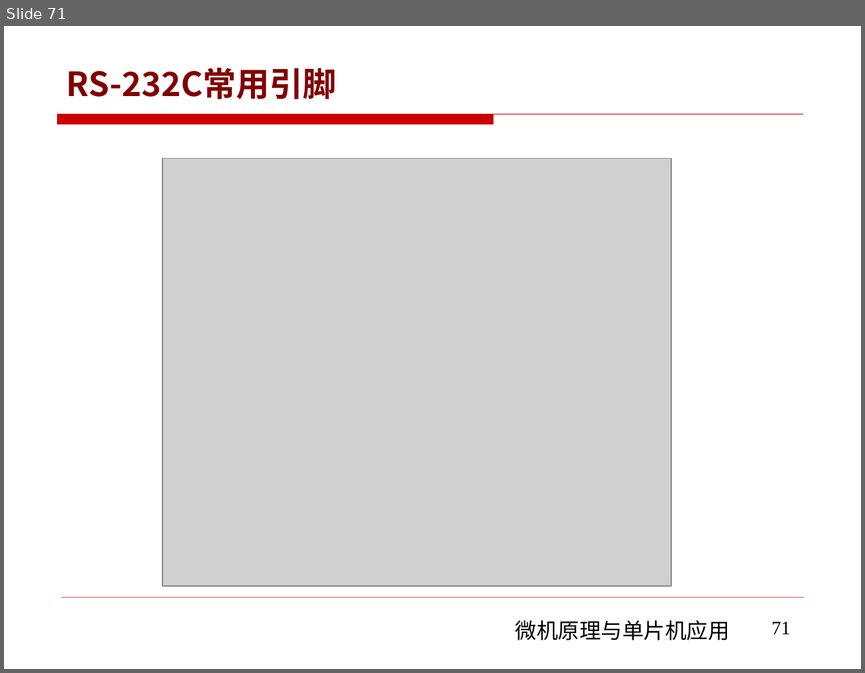
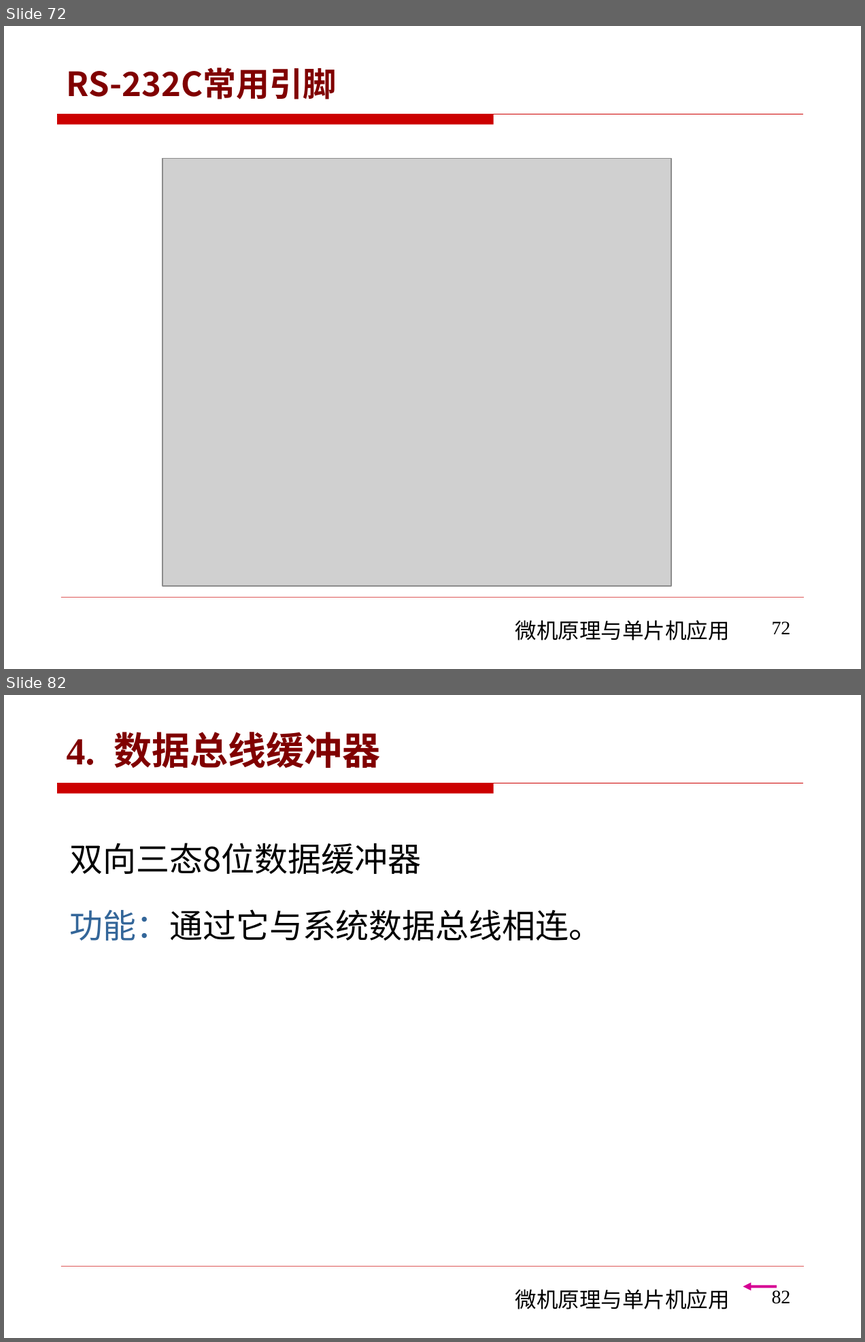
Before and after one commit to rshouc/Microcomputer, a slide deck: PPT/The Principle of Microcomputer/第六章 微机原理（串并行通信和接口技术) .pptx. Shown one above the other, each under a label of ours: slide 71 before the commit, slides 72 and 82 after it; the slides between them are not shown. The pictures are 865x673 and 865x1342 pixels, drawn with LibreOffice and Linux fonts; fonts in the diff are those of the drawing; grey boxes stand for pictures; background and template pictures are left out. Boxes give left, top, right and bottom in pixels: in the first picture for what was removed or moved away, otherwise in the second. Text is boxed around its words. In the diff, an @@ line names an element or a change of style, - is before the commit and + after.

```diff
--- a/PPT/The Principle of Microcomputer/第六章 微机原理（串并行通信和接口技术) .pptx
+++ b/PPT/The Principle of Microcomputer/第六章 微机原理（串并行通信和接口技术) .pptx
@@ slide 82 added at (x1=4, y1=695, x2=861, y2=1338), background #FFFFFF; not listed: 3 template elements that a slide beside it also shows @@
@@ title added at (x1=67, y1=732, x2=381, y2=768), 32 pt, text #800000, bold @@
+4. 数据总线缓冲器
@@ text added at (x1=70, y1=843, x2=602, y2=940), 28 pt, text #000000 @@
+双向三态8位数据缓冲器
+功能：通过它与系统数据总线相连。
@@ arrow added from (777, 1286) to (742, 1286), #D60093 2.25 pt @@
@@ page number added at (x1=772, y1=1290, x2=791, y2=1304), 16 pt, text #000000 @@
+82
@@ what was slide 71 is now slide 72 @@
@@ page number at (x1=772, y1=621, x2=791, y2=634): text changed @@
-71
+72
```
Also in this commit, not shown: 2 slides changed, 72 other slides added, 1 slide removed.
